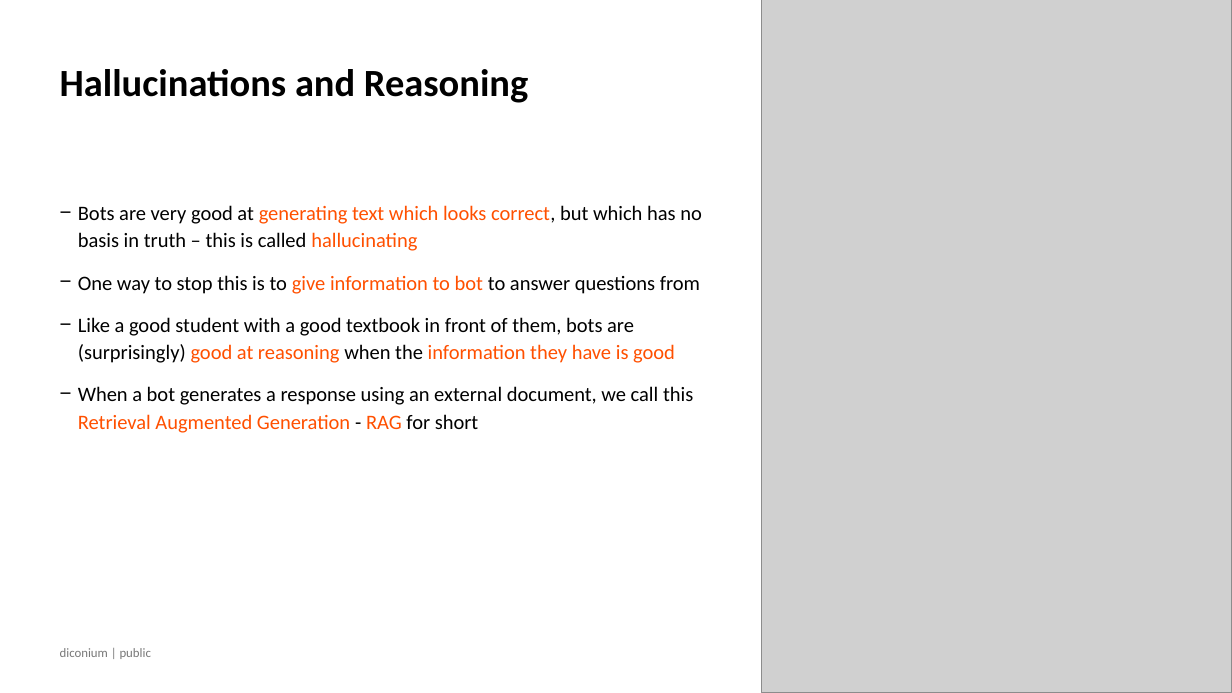
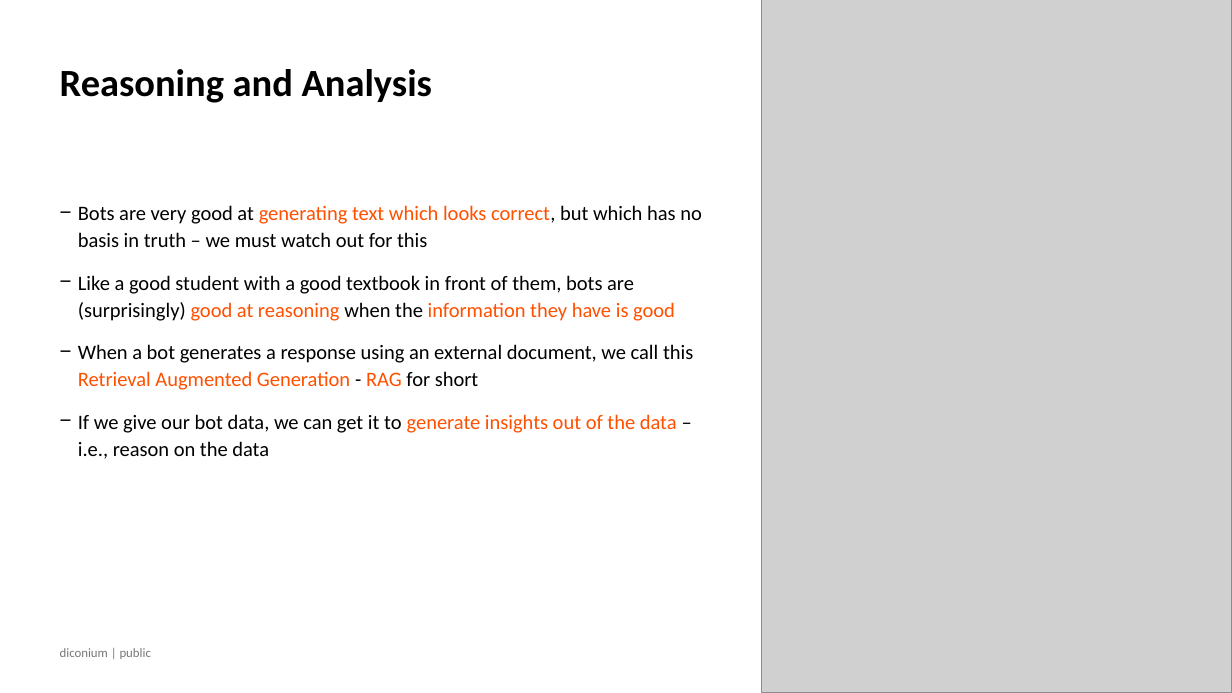
Before and after one commit to NeilSinclair/prompt_workshop, a slide deck: slide 20 of _site/slides/Prompt Engineering Workshop Cariad DX One.pptx. Drawn at 1232x693 pixels with LibreOffice and Linux fonts; fonts in the diff are those of the drawing; grey boxes stand for pictures; background and template pictures are left out. Boxes give left, top, right and bottom in pixels: in the first picture for what was removed or moved away, otherwise in the second. Text is boxed around its words. In the diff, an @@ line names an element or a change of style, - is before the commit and + after.

```diff
--- a/_site/slides/Prompt Engineering Workshop Cariad DX One.pptx
+++ b/_site/slides/Prompt Engineering Workshop Cariad DX One.pptx
@@ title at bbox=[60, 69, 432, 103]: text changed @@
-Hallucinations and Reasoning
+Reasoning and Analysis
@@ text at bbox=[78, 205, 702, 247]: text changed @@
-− Bots are very good at generating text which looks correct, but which has no basis in truth – this is called hallucinating
-− One way to stop this is to give information to bot to answer questions from
+− Bots are very good at generating text which looks correct, but which has no basis in truth – we must watch out for this
@@ text at bbox=[78, 414, 677, 459]: paragraph added @@
+− If we give our bot data, we can get it to generate insights out of the data – i.e., reason on the data
```
Also in this commit, not shown: 1 other slide changed, 13 other files.
